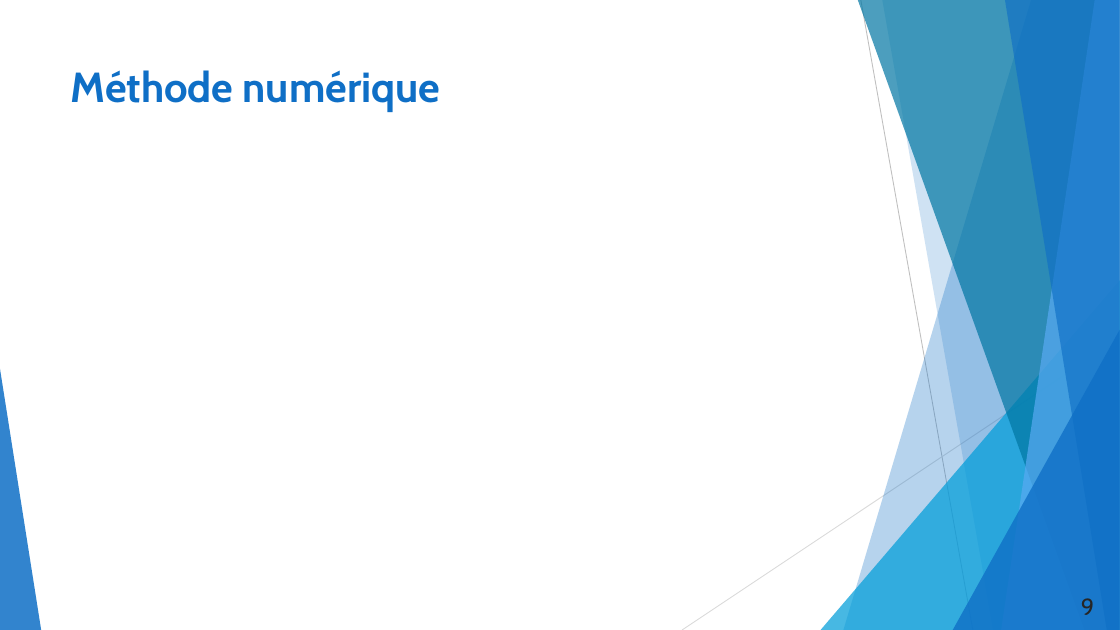
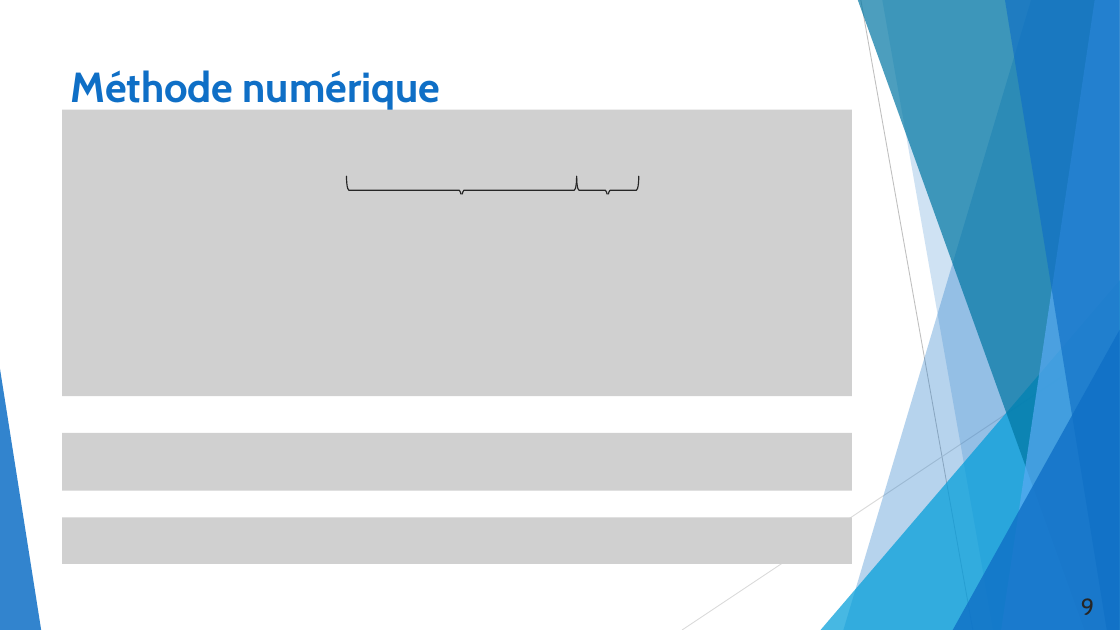
Before and after one commit to duynslaeger/projet_simulation_physique_Swift_Hohenberg, a slide deck: slide 9 of Présentation_LPHYS1303.pptx. Drawn at 1120x630 pixels with LibreOffice and Linux fonts; fonts in the diff are those of the drawing; grey boxes stand for pictures. Boxes give left, top, right and bottom in pixels: in the first picture for what was removed or moved away, otherwise in the second. Text is boxed around its words. In the diff, an @@ line names an element or a change of style, - is before the commit and + after.

```diff
--- a/Présentation_LPHYS1303.pptx
+++ b/Présentation_LPHYS1303.pptx
@@ group added at (62,110,852,231): 3 pictures, 2 right braces @@
@@ picture added at (62,231,852,396) @@
@@ picture added at (62,433,852,491) @@
@@ picture added at (62,518,852,564) @@
```
Also in this commit, not shown: 1 other slide changed, 1 slide added, 3 other files.
